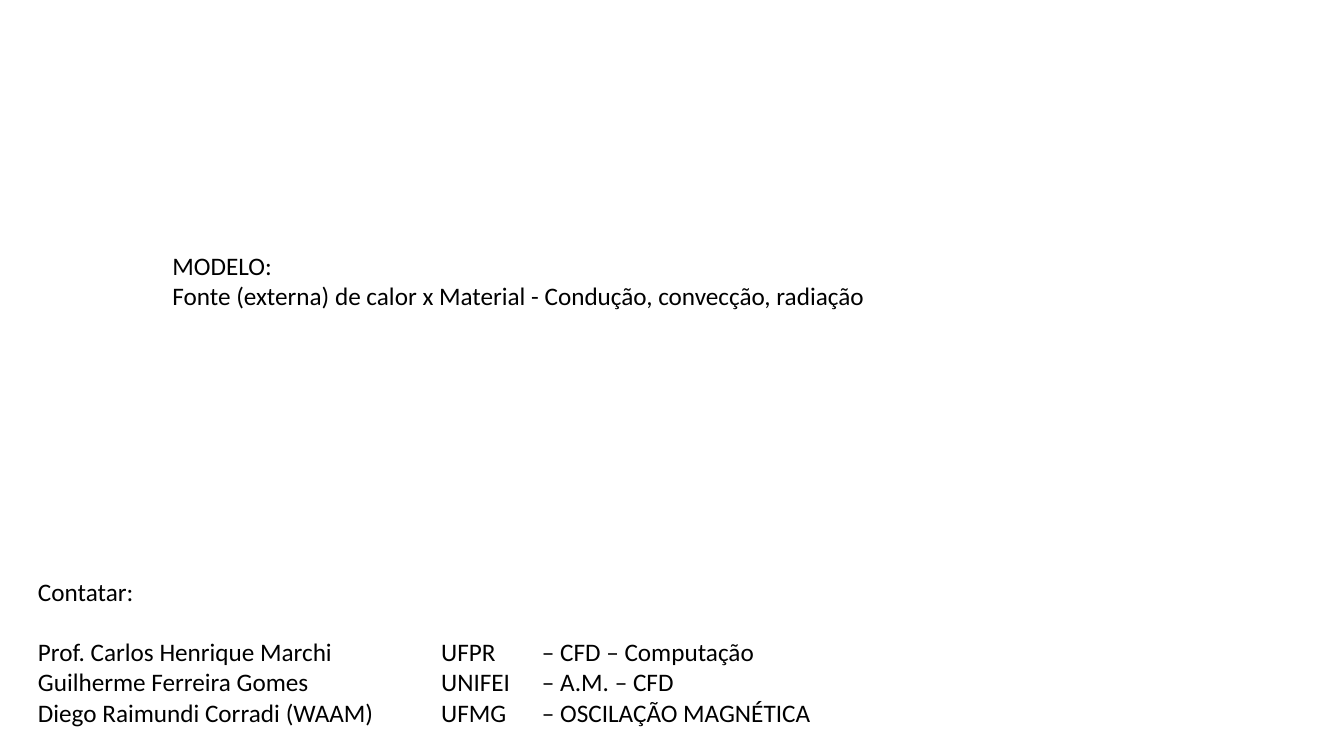
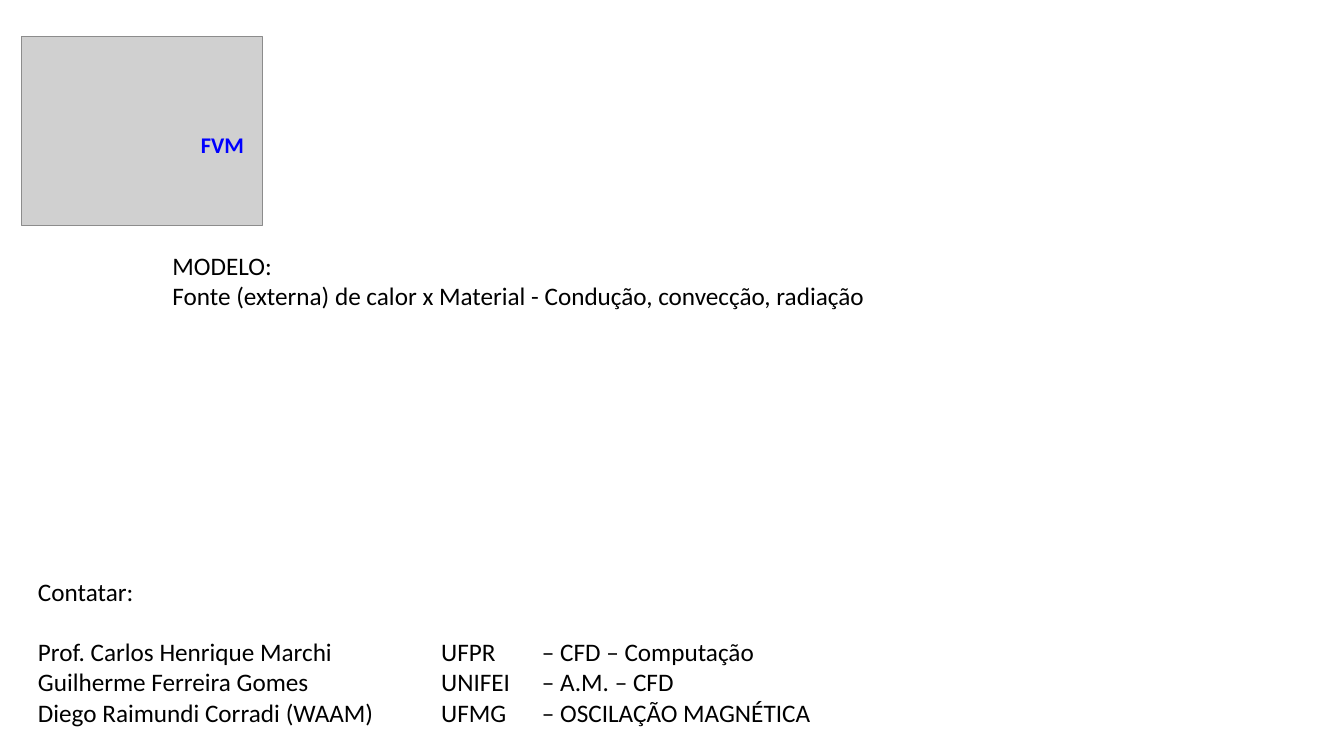
Before and after one commit to grossiRM/AM_FEG, a slide deck: slide 11 of Plano_V02_iii_AM_FEG/e____Modelagem_MA_Resumo_RMG.pptx (slide 10 before the commit). Drawn at 1344x756 pixels with LibreOffice and Linux fonts; fonts in the diff are those of the drawing; grey boxes stand for pictures. Boxes give left, top, right and bottom in pixels: in the first picture for what was removed or moved away, otherwise in the second. Text is boxed around its words. In the diff, an @@ line names an element or a change of style, - is before the commit and + after.

```diff
--- a/Plano_V02_iii_AM_FEG/e____Modelagem_MA_Resumo_RMG.pptx
+++ b/Plano_V02_iii_AM_FEG/e____Modelagem_MA_Resumo_RMG.pptx
@@ picture added at box(22, 37, 263, 226) @@
@@ text added at box(201, 138, 244, 153), 16 pt, text #0000FF, bold @@
+FVM
```
Also in this commit, not shown: 5 other slides changed, 3 slides added, 2 slides removed, 12 other files.
